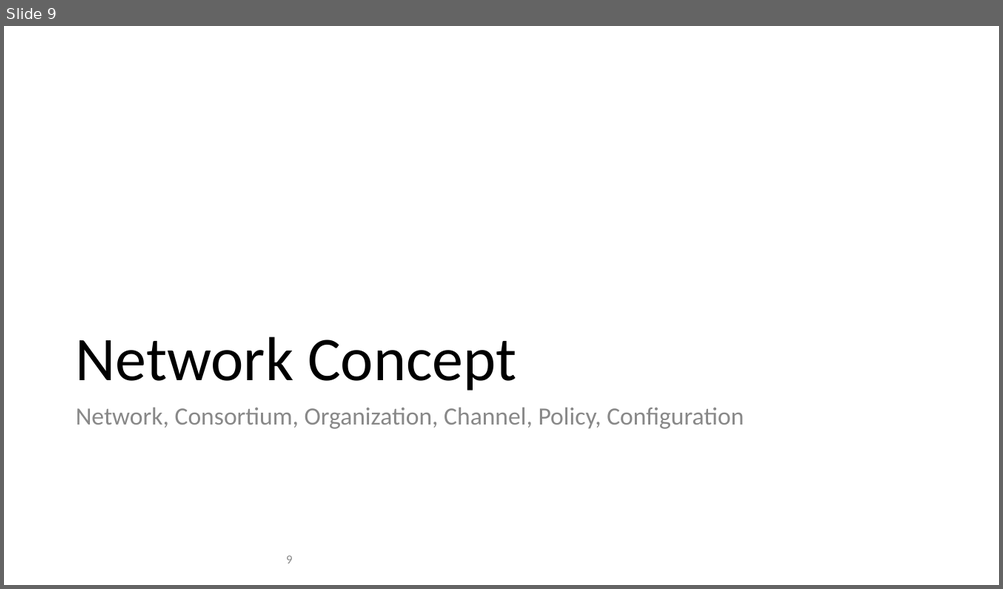
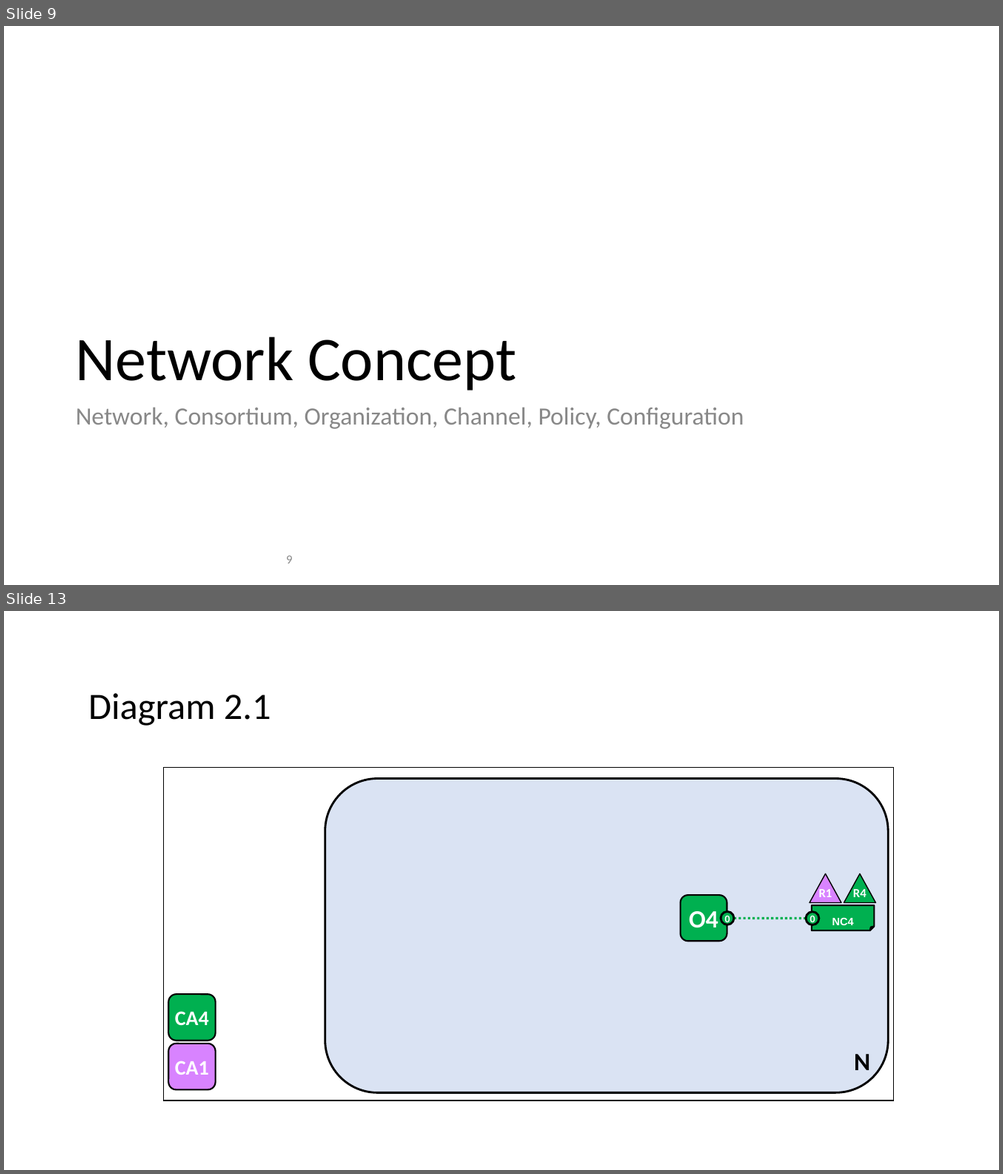
Before and after one commit to hyperledger/fabric, a slide deck: docs/source/diagrams/diagrams.pptx. Shown one above the other, each under a label of ours: slide 9 before the commit, slides 9 and 13 after it; the slides between them are not shown. The pictures are 1003x589 and 1003x1174 pixels, drawn with LibreOffice and Linux fonts; fonts in the diff are those of the drawing. Boxes give left, top, right and bottom in pixels: in the first picture for what was removed or moved away, otherwise in the second. Text is boxed around its words. In the diff, an @@ line names an element or a change of style, - is before the commit and + after.

```diff
--- a/docs/source/diagrams/diagrams.pptx
+++ b/docs/source/diagrams/diagrams.pptx
@@ slide 13 added at [4, 611, 999, 1170], background #FFFFFF @@
@@ text added at [88, 693, 271, 726], 36 pt, text #000000 @@
+Diagram 2.1
@@ rectangle added at [164, 768, 893, 1101], outline #000000 1 pt @@
@@ rounded rectangle added at [325, 779, 888, 1093], fill #DAE3F3, outline #000000 2 pt @@
@@ triangle added at [810, 874, 842, 903], fill #D883FF, outline #000000 1 pt, 12 pt, text #FFFFFF, bold @@
+R1
@@ triangle added at [844, 874, 876, 903], fill #00B050, outline #000000 1 pt, 12 pt, text #FFFFFF, bold @@
+R4
@@ rounded rectangle added at [680, 895, 726, 942], fill #00B050, outline #000000 1.5 pt, 24 pt, text #FFFFFF, bold @@
+O4
@@ ellipse added at [720, 911, 734, 925], fill #00B050, outline #000000 2 pt, 10 pt, text #FFFFFF, bold @@
+0
@@ line added from (734, 918) to (806, 918), #00B050 2.25 pt dashed @@
@@ ellipse added at [806, 911, 819, 925], fill #00B050, outline #000000 2 pt, 10 pt, text #FFFFFF, bold @@
+0
@@ folded corner added at [811, 906, 874, 931], fill #00B050, outline #000000 1.5 pt, 18 pt, text #FFFFFF, bold @@
+NC4
@@ rounded rectangle added at [168, 994, 215, 1041], fill #00B050, outline #000000 1.5 pt, 20 pt, text #FFFFFF, bold @@
+CA4
@@ rounded rectangle added at [168, 1044, 215, 1090], fill #D883FF, outline #000000 1.5 pt, 20 pt, text #FFFFFF, bold @@
+CA1
@@ text added at [854, 1054, 870, 1071], 24 pt, text #000000, bold @@
+N
```
Also in this commit, not shown: 16 slides changed, 3 other slides added, 18 other files.
